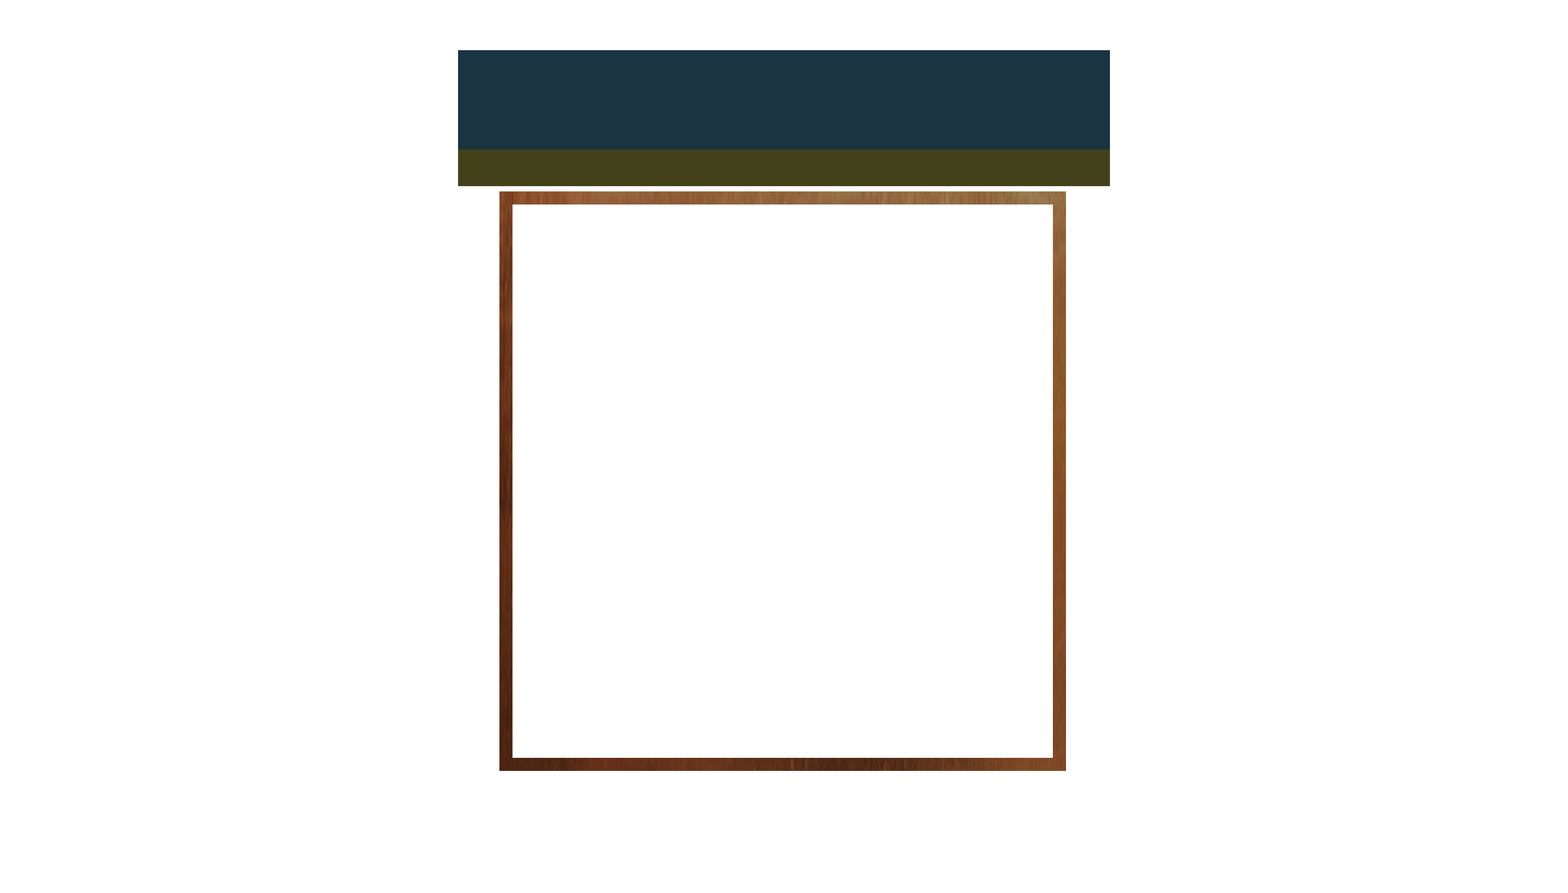
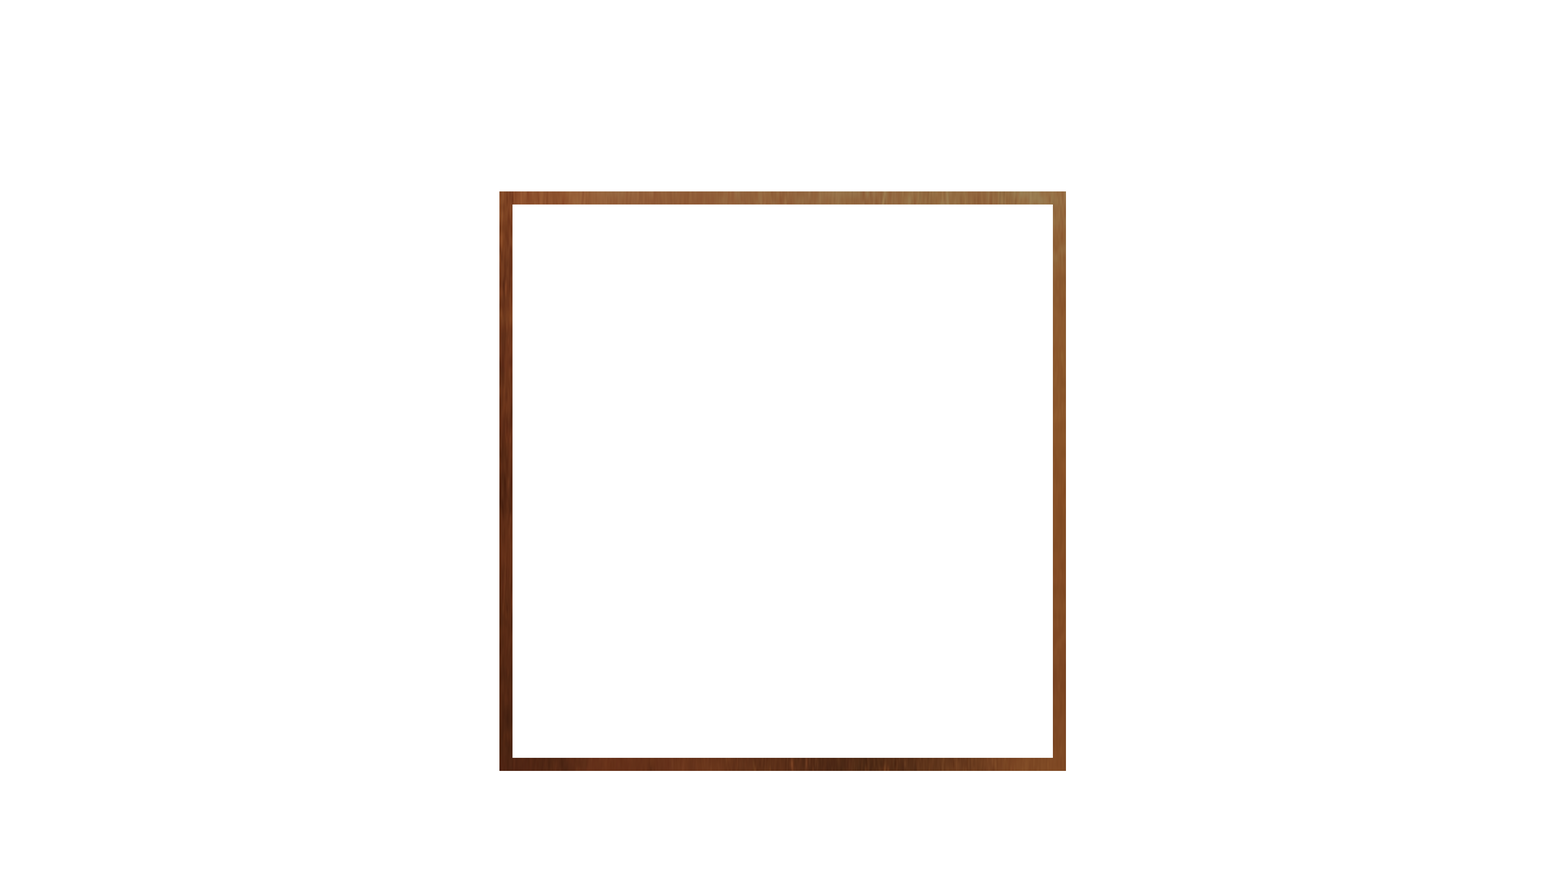
Layers edited between the first and the second 1568px x 893px image:
removed layer "Layer 1" over [458, 50, 1110, 187]